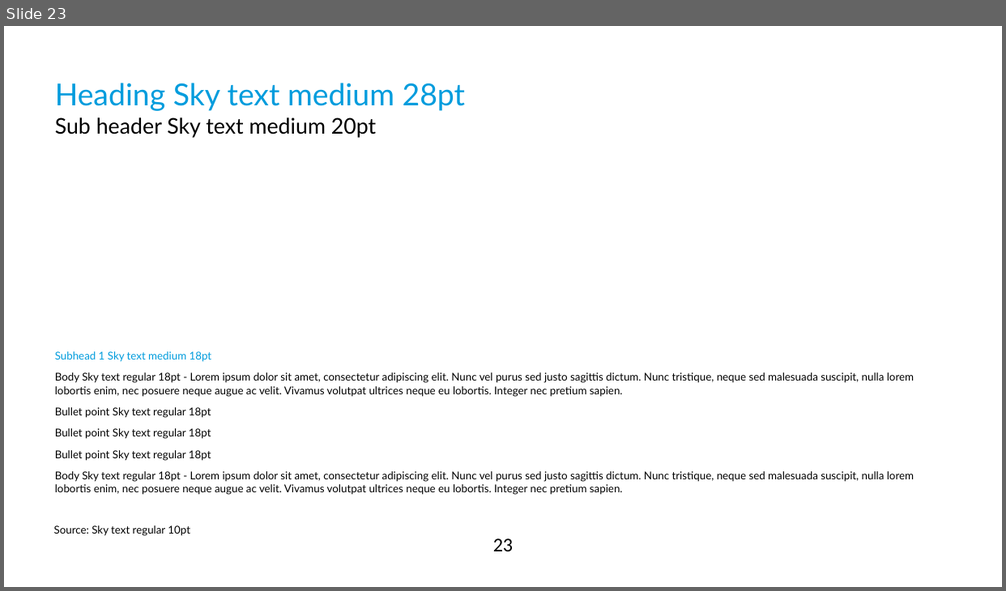
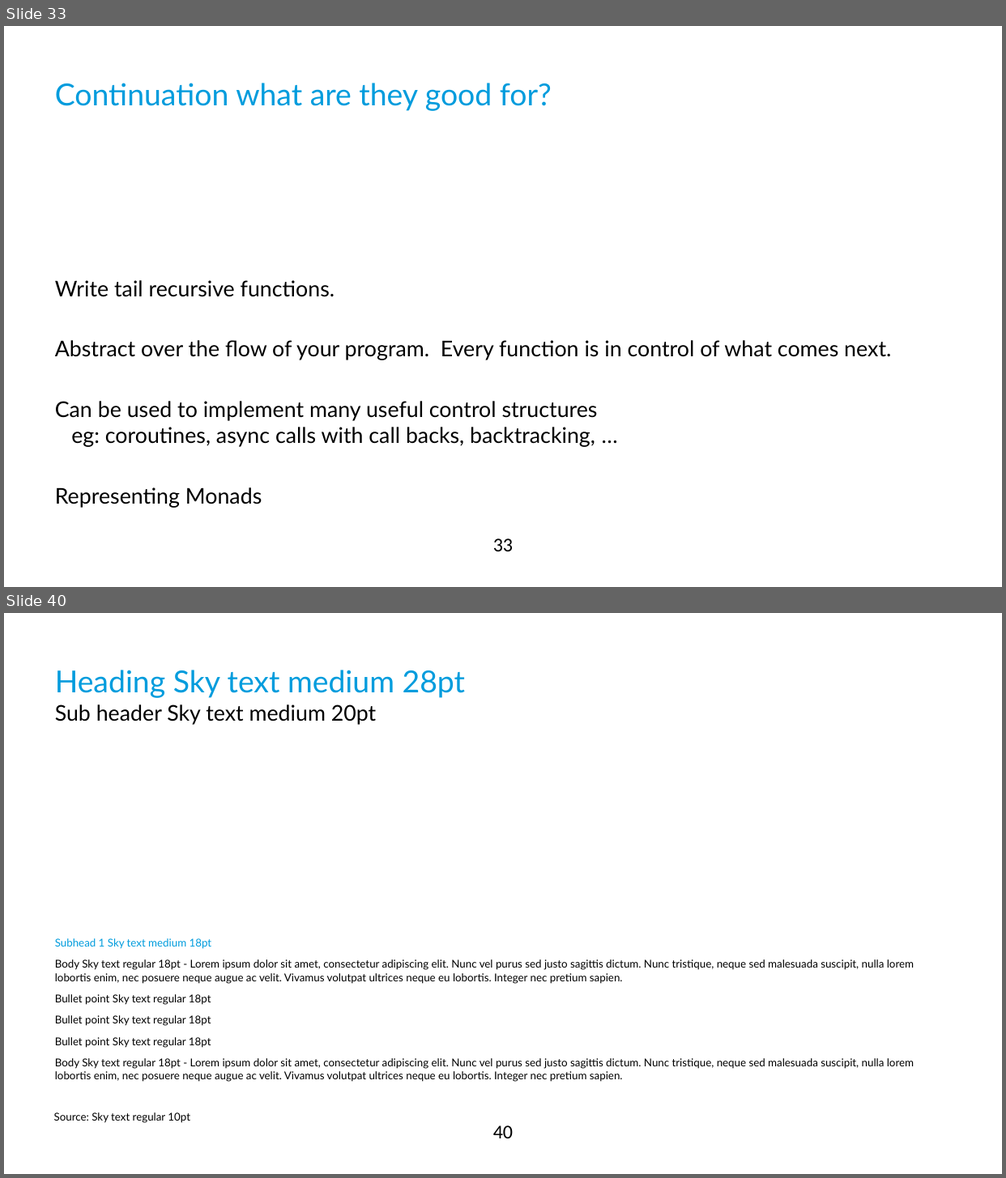
Before and after one commit to qqupp/continuations-playground, a slide deck: docs/diy-continuations.pptx. Shown one above the other, each under a label of ours: slide 23 before the commit, slides 33 and 40 after it; the slides between them are not shown. The pictures are 1006x591 and 1006x1178 pixels, drawn with LibreOffice and Linux fonts; fonts in the diff are those of the drawing; background and template pictures are left out. Boxes give left, top, right and bottom in pixels: in the first picture for what was removed or moved away, otherwise in the second. Text is boxed around its words. In the diff, an @@ line names an element or a change of style, - is before the commit and + after.

```diff
--- a/docs/diy-continuations.pptx
+++ b/docs/diy-continuations.pptx
@@ slide 33 added at [4,26,1002,587], background #FFFFFF; not listed: 1 template element that a slide beside it also shows @@
@@ title added at [55,83,552,111], 28 pt, text #009CDD @@
+Continuation what are they good for?
@@ text added at [55,280,891,508], 20 pt, text #000000 @@
+Write tail recursive functions.
+Abstract over the flow of your program. Every function is in control of what comes next.
+Can be used to implement many useful control structures
+eg: coroutines, async calls with call backs, backtracking, …
+Representing Monads
@@ what was slide 23 is now slide 40 @@
@@ page number at [493,1126,513,1139]: text changed @@
-23
+40
```
Also in this commit, not shown: 3 slides changed, 17 other slides added, 1 slide removed, 2 other files.
